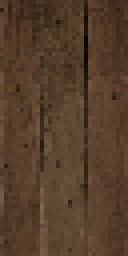
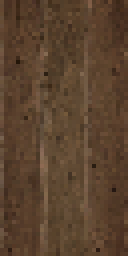
Revision of a layered 128px x 256px image; what changed, layer by layer:
painted on "diffuse" over [0, 0, 128, 256]
showed "normal" over [0, 0, 128, 256]
